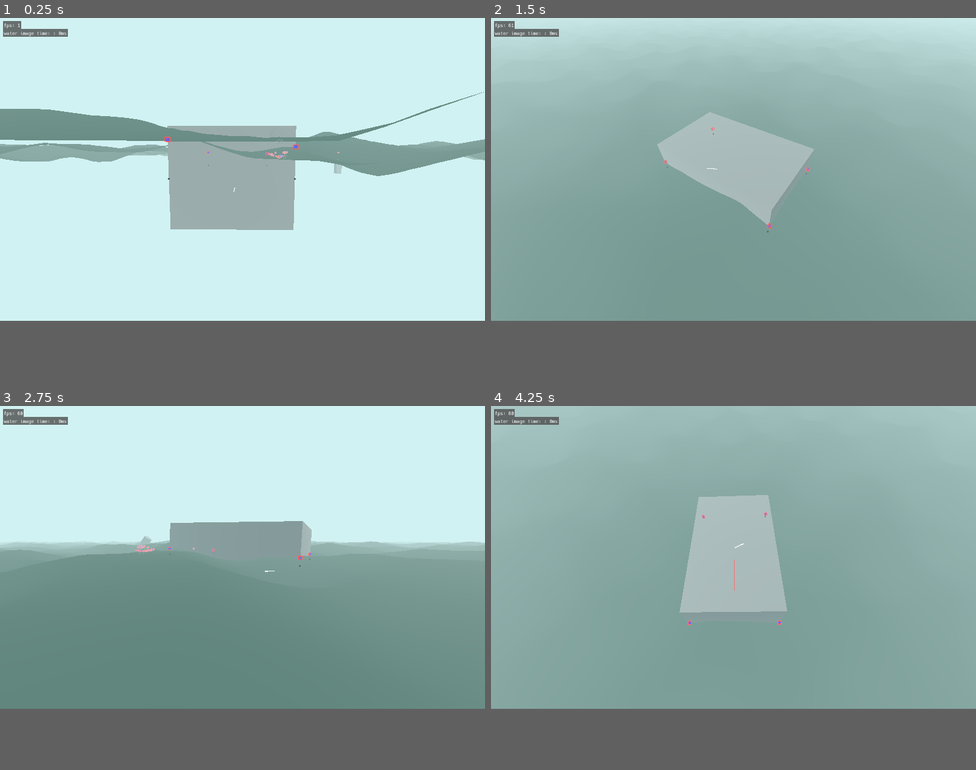
Above: before the commit, frames 1-4 (two rows, left to right).
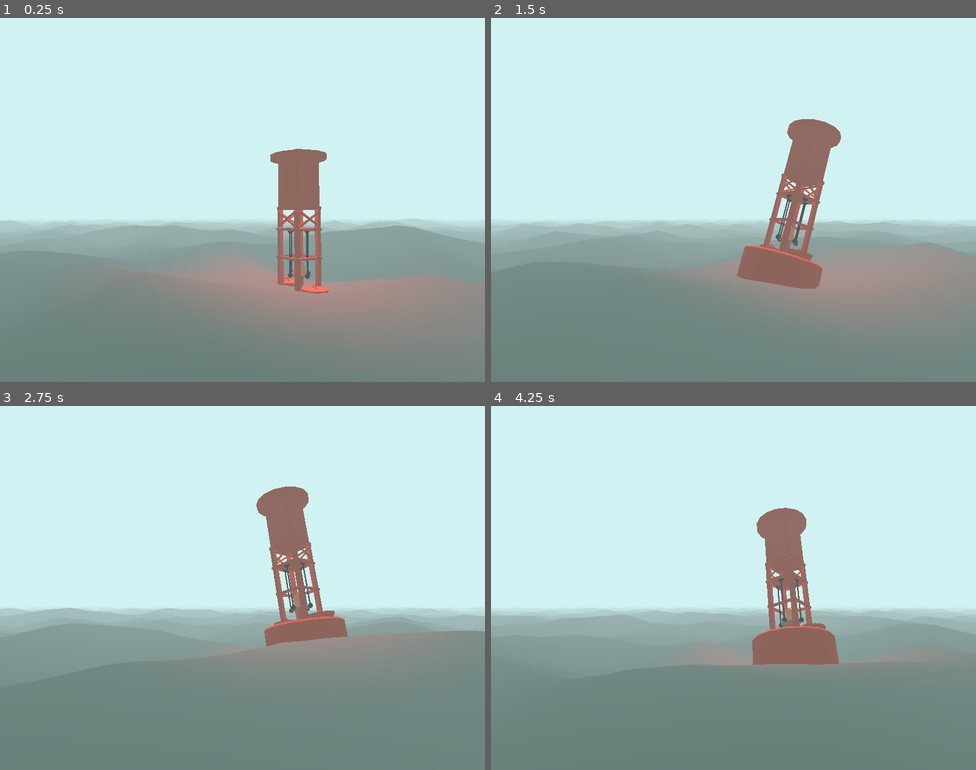
Above: after the commit, the same moments.

Repository: anthonyec/230904_godot_boat_game
Game: Godot game, scene res://main.tscn
Same seed, same stepped clock (60 frames per second), same inputs: the game is played once before the commit and once after it.
Inputs (mouse positions are in pixels of both pictures, inside the frame that each line leads up to):
- Up to frame 1 (0.25 s): no input
- Up to frame 2 (1.5 s): move the mouse to (840, 152) at 0.52 s; hold Right (ui_right) 0.53-1.28 s; move the mouse to (636, 185) at 1.27 s; hold Left (ui_left) from 1.28 s (still down)
- Up to frame 3 (2.75 s): move the mouse to (291, 489) at 2.02 s; release Left (ui_left) at 2.03 s; hold Right (ui_right) from 2.03 s (still down)
- Up to frame 4 (4.25 s): move the mouse to (709, 617) at 2.77 s; release Right (ui_right) at 2.78 s; hold Up (ui_up) 2.78-3.53 s; move the mouse to (879, 602) at 3.52 s; hold Left (ui_left) from 3.53 s (still down)
The window is 800x500 before the commit and 800x601 after it. Grey fills any space a smaller window leaves; there, only what the larger window draws over its background counts as a difference.

The runs differ from the first frame. In frame 1, 44% of the frame differs, in the area x 0-100%, y 0-90%; in frame 2, 64%; in frame 3, 37%; in frame 4, 71%, in the area x 0-100%, y 0-84%.

Commit message:
Having funs with fog

Diff:
--- /dev/null
+++ b/entities/buoy/buoy_1.tscn
@@ -0,0 +1,109 @@
+[gd_scene load_steps=6 format=3 uid="uid://c42yh8kckxtks"]
+
+[ext_resource type="PackedScene" uid="uid://ddc3ska1ni8ya" path="res://buoy_1.glb" id="1_sqie2"]
+
+[sub_resource type="StandardMaterial3D" id="StandardMaterial3D_n0kao"]
+albedo_color = Color(0.627451, 0.239216, 0.14902, 1)
+
+[sub_resource type="StandardMaterial3D" id="StandardMaterial3D_23m3t"]
+albedo_color = Color(0.627451, 0.239216, 0.14902, 1)
+
+[sub_resource type="StandardMaterial3D" id="StandardMaterial3D_m7qsj"]
+albedo_color = Color(0.431373, 0.403922, 0.321569, 1)
+
+[sub_resource type="StandardMaterial3D" id="StandardMaterial3D_b3pke"]
+albedo_color = Color(0.0117647, 0, 0, 1)
+
+[node name="buoy_1" instance=ExtResource("1_sqie2")]
+
+[node name="Cylinder" parent="." index="0"]
+material_override = SubResource("StandardMaterial3D_n0kao")
+
+[node name="Cylinder_001" parent="." index="1"]
+material_override = SubResource("StandardMaterial3D_n0kao")
+
+[node name="Cylinder_002" parent="." index="2"]
+material_override = SubResource("StandardMaterial3D_n0kao")
+
+[node name="Torus" parent="." index="3"]
+material_override = SubResource("StandardMaterial3D_n0kao")
+
+[node name="Cylinder_003" parent="." index="4"]
+material_override = SubResource("StandardMaterial3D_n0kao")
+
+[node name="Cylinder_004" parent="." index="5"]
+material_override = SubResource("StandardMaterial3D_n0kao")
+
+[node name="Torus_001" parent="." index="6"]
+material_override = SubResource("StandardMaterial3D_n0kao")
+
+[node name="Cylinder_005" parent="." index="7"]
+material_override = SubResource("StandardMaterial3D_n0kao")
+
+[node name="Cube_004" parent="." index="8"]
+material_override = SubResource("StandardMaterial3D_n0kao")
+
+[node name="Cube" parent="." index="9"]
+material_override = SubResource("StandardMaterial3D_n0kao")
+
+[node name="Cube_001" parent="." index="10"]
+material_override = SubResource("StandardMaterial3D_n0kao")
+
+[node name="Cube_002" parent="." index="11"]
+material_override = SubResource("StandardMaterial3D_n0kao")
+
+[node name="Cube_003" parent="." index="12"]
+material_override = SubResource("StandardMaterial3D_n0kao")
+
+[node name="Cube_006" parent="." index="13"]
+material_override = SubResource("StandardMaterial3D_n0kao")
+
+[node name="Cube_007" parent="." index="14"]
+material_override = SubResource("StandardMaterial3D_23m3t")
+
+[node name="Cube_008" parent="." index="15"]
+material_override = SubResource("StandardMaterial3D_n0kao")
+
+[node name="Cube_009" parent="." index="16"]
+material_override = SubResource("StandardMaterial3D_n0kao")
+
+[node name="Cube_005" parent="." index="17"]
+material_override = SubResource("StandardMaterial3D_n0kao")
+
+[node name="Cylinder_006" parent="." index="18"]
+material_override = SubResource("StandardMaterial3D_m7qsj")
+
+[node name="Cylinder_007" parent="." index="19"]
+transform = Transform3D(0.258599, 0, 0, 0, 2.20007, 0, 0, 0, 0.258599, -0.000567198, 1.24836, -0.00126547)
+material_override = SubResource("StandardMaterial3D_n0kao")
+
+[node name="Torus_002" parent="." index="20"]
+material_override = SubResource("StandardMaterial3D_n0kao")
+
+[node name="Cube_010" parent="." index="21"]
+material_override = SubResource("StandardMaterial3D_b3pke")
+
+[node name="Cube_011" parent="." index="22"]
+material_override = SubResource("StandardMaterial3D_b3pke")
+
+[node name="Cube_012" parent="." index="23"]
+material_override = SubResource("StandardMaterial3D_b3pke")
+
+[node name="Cube_013" parent="." index="24"]
+material_override = SubResource("StandardMaterial3D_b3pke")
+
+[node name="Cube_015" parent="." index="25"]
+material_override = SubResource("StandardMaterial3D_n0kao")
+
+[node name="Cube_014" parent="." index="26"]
+transform = Transform3D(0.0122505, 0, 0, 0, 0.194078, 0.019558, 0, -0.348578, 0.0108893, -0.399365, 2.81703, -0.00731965)
+material_override = SubResource("StandardMaterial3D_n0kao")
+
+[node name="Cube_016" parent="." index="27"]
+material_override = SubResource("StandardMaterial3D_n0kao")
+
+[node name="Cube_017" parent="." index="28"]
+material_override = SubResource("StandardMaterial3D_n0kao")
+
+[node name="Cylinder_008" parent="." index="29"]
+material_override = SubResource("StandardMaterial3D_n0kao")
--- a/entities/buoyancy_probe/probe.gd
+++ b/entities/buoyancy_probe/probe.gd
@@ -16,6 +16,6 @@
 
 	var water_height_position = Vector3(global_position.x, current_water_height, global_position.z)
 
-	DebugDraw.draw_cube(global_position, 0.05, Color.BLACK)
-	DebugDraw.draw_cube(water_height_position, 0.1, Color.BLUE)
-	DebugDraw.draw_cube(water_height_position, 0.2, Color.RED)
+#	DebugDraw.draw_cube(global_position, 0.05, Color.BLACK)
+#	DebugDraw.draw_cube(water_height_position, 0.1, Color.BLUE)
+#	DebugDraw.draw_cube(water_height_position, 0.2, Color.RED)
--- a/entities/debug/debug.gd
+++ b/entities/debug/debug.gd
@@ -1,4 +1,5 @@
 extends Node
 
 func _process(_delta: float) -> void:
-	DebugDraw.set_text("fps", str(Engine.get_frames_per_second()))
+#	DebugDraw.set_text("fps", str(Engine.get_frames_per_second()))
+	pass
--- a/entities/ocean/ocean.gd
+++ b/entities/ocean/ocean.gd
@@ -46,7 +46,7 @@
 func _process(delta: float) -> void:
 	time += delta
 
-	DebugDraw.set_text("water image time: ", str(time_to_render_image) + "ms")
+#	DebugDraw.set_text("water image time: ", str(time_to_render_image) + "ms")
 
 	# Update texture image cache.
 	var now = Time.get_ticks_msec()
--- a/entities/ocean/ocean.tscn
+++ b/entities/ocean/ocean.tscn
@@ -23,7 +23,7 @@
 render_priority = 0
 shader = ExtResource("3_bivtf")
 shader_parameter/MaxWaveHeight = 10.0
-shader_parameter/ColorParameter = Color(0.315361, 0.417197, 0.385723, 1)
+shader_parameter/ColorParameter = Color(0.337255, 0.384314, 0.364706, 1)
 shader_parameter/Simulation = SubResource("ViewportTexture_3vjlp")
 
 [sub_resource type="PlaneMesh" id="PlaneMesh_wgfkp"]
--- a/entities/ocean/plane.tres
+++ b/entities/ocean/plane.tres
@@ -131,7 +131,6 @@
 
 }
 "
-graph_offset = Vector2(-690.24, 286.56)
 varyings/simulation = "0,4"
 nodes/vertex/0/position = Vector2(760, -40)
 nodes/vertex/2/node = SubResource("VisualShaderNodeTexture2DParameter_ex0bm")
--- a/entities/ocean/simulation.tres
+++ b/entities/ocean/simulation.tres
@@ -187,7 +187,6 @@
 
 }
 "
-graph_offset = Vector2(-1114.17, 166.928)
 mode = 1
 flags/light_only = false
 nodes/fragment/0/position = Vector2(-920, 440)
--- a/main.tscn
+++ b/main.tscn
@@ -6,6 +6,7 @@
 [ext_resource type="Script" path="res://entities/buoyant_object/buoyancy.gd" id="4_wqy3j"]
 [ext_resource type="Script" path="res://entities/player/player_controls.gd" id="5_dt4r7"]
 [ext_resource type="Script" path="res://entities/buoyancy_probe/probe.gd" id="6_qu8c6"]
+[ext_resource type="PackedScene" uid="uid://c42yh8kckxtks" path="res://entities/buoy/buoy_1.tscn" id="7_oaofx"]
 
 [sub_resource type="Environment" id="Environment_h648m"]
 background_mode = 1
@@ -14,6 +15,8 @@
 fog_light_color = Color(0.819608, 0.94902, 0.94902, 1)
 fog_density = 0.015
 fog_height = 2.13163e-14
+volumetric_fog_enabled = true
+volumetric_fog_density = 0.2
 
 [sub_resource type="SphereMesh" id="SphereMesh_hylnw"]
 radius = 0.2
@@ -32,6 +35,10 @@
 
 [sub_resource type="BoxMesh" id="BoxMesh_55eei"]
 
+[sub_resource type="CylinderShape3D" id="CylinderShape3D_ojem4"]
+height = 5.42086
+radius = 1.0404
+
 [node name="Main" type="Node3D"]
 
 [node name="Debug" parent="." instance=ExtResource("1_w46ff")]
@@ -46,9 +53,10 @@
 
 [node name="DirectionalLight3D" type="DirectionalLight3D" parent="."]
 transform = Transform3D(0.467651, 0.548516, 0.693132, -0.798373, -0.0744178, 0.597547, 0.379346, -0.832822, 0.403119, -0.00466442, 2.23942, 0.0191052)
+light_energy = 0.8
 
 [node name="Player" type="RigidBody3D" parent="."]
-transform = Transform3D(1, 0, 0, 0, 1, 0, 0, 0, 1, -7.78885, -0.645392, 21.7425)
+transform = Transform3D(1, 0, 0, 0, 1, 0, 0, 0, 1, -7.78885, -0.645392, 39.6514)
 mass = 50.0
 script = ExtResource("4_wqy3j")
 float_force = 50.0
@@ -446,3 +454,94 @@
 [node name="MeshInstance3D" type="MeshInstance3D" parent="RigidBody3D5"]
 transform = Transform3D(1, -4.26393e-08, -1.15576e-09, 9.04024e-09, 3.12902, -3.79113e-08, -7.38375e-09, 2.58509e-07, 1, 2.98023e-08, -1.1485, 1.19209e-07)
 mesh = SubResource("BoxMesh_55eei")
+
+[node name="Camera3D" type="Camera3D" parent="."]
+transform = Transform3D(-0.509041, -0.0483629, -0.859382, 1.36956e-09, 0.99842, -0.0561875, 0.860742, -0.0286017, -0.508237, -10.8126, 2.80445, 8.15498)
+current = true
+fov = 60.0
+
+[node name="RigidBody3D3" type="RigidBody3D" parent="."]
+transform = Transform3D(1, 0, 0, 0, 1, 0, 0, 0, 1, -4.55621, 1.00064, 13.5349)
+mass = 45.0
+script = ExtResource("4_wqy3j")
+float_force = 35.0
+
+[node name="BuoyancyProbe2" type="Node3D" parent="RigidBody3D3"]
+transform = Transform3D(1, -7.21643e-09, -2.29754e-10, 4.979e-09, 1, -1.75597e-08, -2.97036e-09, 2.66215e-08, 1, 0, -0.777632, 1.90569)
+script = ExtResource("6_qu8c6")
+
+[node name="MeshInstance3D" type="MeshInstance3D" parent="RigidBody3D3/BuoyancyProbe2"]
+mesh = SubResource("SphereMesh_hylnw")
+surface_material_override/0 = SubResource("StandardMaterial3D_skvv8")
+
+[node name="BuoyancyProbe3" type="Node3D" parent="RigidBody3D3"]
+transform = Transform3D(1, -7.21643e-09, -2.29754e-10, 4.979e-09, 1, -1.75597e-08, -2.97036e-09, 2.66215e-08, 1, 0, -0.777632, -2.23006)
+script = ExtResource("6_qu8c6")
+
+[node name="MeshInstance3D" type="MeshInstance3D" parent="RigidBody3D3/BuoyancyProbe3"]
+mesh = SubResource("SphereMesh_hylnw")
+surface_material_override/0 = SubResource("StandardMaterial3D_skvv8")
+
+[node name="BuoyancyProbe4" type="Node3D" parent="RigidBody3D3"]
+transform = Transform3D(1, -7.21643e-09, -2.29754e-10, 4.979e-09, 1, -1.75597e-08, -2.97036e-09, 2.66215e-08, 1, -1.81201, -0.718277, -0.13808)
+script = ExtResource("6_qu8c6")
+
+[node name="MeshInstance3D" type="MeshInstance3D" parent="RigidBody3D3/BuoyancyProbe4"]
+transform = Transform3D(1, 6.1164e-18, 0, -5.21586e-17, 1, 0, 0, 0, 1, -0.230659, 0, 0)
+mesh = SubResource("SphereMesh_hylnw")
+surface_material_override/0 = SubResource("StandardMaterial3D_skvv8")
+
+[node name="BuoyancyProbe5" type="Node3D" parent="RigidBody3D3"]
+transform = Transform3D(1, -7.21643e-09, -2.29754e-10, 4.979e-09, 1, -1.75597e-08, -2.97036e-09, 2.66215e-08, 1, 2.12612, -0.777632, 0.0236607)
+script = ExtResource("6_qu8c6")
+
+[node name="MeshInstance3D" type="MeshInstance3D" parent="RigidBody3D3/BuoyancyProbe5"]
+mesh = SubResource("SphereMesh_hylnw")
+surface_material_override/0 = SubResource("StandardMaterial3D_skvv8")
+
+[node name="BuoyancyProbe6" type="Node3D" parent="RigidBody3D3"]
+transform = Transform3D(0.699264, 1.39845e-08, 0.714863, 4.979e-09, 1, -1.75597e-08, -0.714863, 2.37742e-08, 0.699264, 1.46434, -0.777632, 1.35573)
+script = ExtResource("6_qu8c6")
+
+[node name="MeshInstance3D" type="MeshInstance3D" parent="RigidBody3D3/BuoyancyProbe6"]
+mesh = SubResource("SphereMesh_hylnw")
+surface_material_override/0 = SubResource("StandardMaterial3D_skvv8")
+
+[node name="BuoyancyProbe7" type="Node3D" parent="RigidBody3D3"]
+transform = Transform3D(0.699264, 1.39845e-08, 0.714863, 4.979e-09, 1, -1.75597e-08, -0.714863, 2.37742e-08, 0.699264, -1.49216, -0.777632, -1.53626)
+script = ExtResource("6_qu8c6")
+
+[node name="MeshInstance3D" type="MeshInstance3D" parent="RigidBody3D3/BuoyancyProbe7"]
+mesh = SubResource("SphereMesh_hylnw")
+surface_material_override/0 = SubResource("StandardMaterial3D_skvv8")
+
+[node name="BuoyancyProbe8" type="Node3D" parent="RigidBody3D3"]
+transform = Transform3D(0.699264, 1.39845e-08, 0.714863, 4.979e-09, 1, -1.75597e-08, -0.714863, 2.37742e-08, 0.699264, -1.26374, -0.718277, 1.22193)
+script = ExtResource("6_qu8c6")
+
+[node name="MeshInstance3D" type="MeshInstance3D" parent="RigidBody3D3/BuoyancyProbe8"]
+transform = Transform3D(1, 6.1164e-18, 0, -5.21586e-17, 1, 0, 0, 0, 1, -0.230659, 0, 0)
+mesh = SubResource("SphereMesh_hylnw")
+surface_material_override/0 = SubResource("StandardMaterial3D_skvv8")
+
+[node name="BuoyancyProbe9" type="Node3D" parent="RigidBody3D3"]
+transform = Transform3D(0.699264, 1.39845e-08, 0.714863, 4.979e-09, 1, -1.75597e-08, -0.714863, 2.37742e-08, 0.699264, 1.60567, -0.777632, -1.4802)
+script = ExtResource("6_qu8c6")
+
+[node name="MeshInstance3D" type="MeshInstance3D" parent="RigidBody3D3/BuoyancyProbe9"]
+mesh = SubResource("SphereMesh_hylnw")
+surface_material_override/0 = SubResource("StandardMaterial3D_skvv8")
+
+[node name="buoy_2" parent="RigidBody3D3" instance=ExtResource("7_oaofx")]
+transform = Transform3D(1, 0, 0, 0, 1, 0, 0, 0, 1, 0, -0.777632, 0)
+
+[node name="CollisionShape3D" type="CollisionShape3D" parent="RigidBody3D3"]
+transform = Transform3D(1, 0, 0, 0, 1, 0, 0, 0, 1, 0, 0.93457, 0)
+shape = SubResource("CylinderShape3D_ojem4")
+
+[node name="OmniLight3D" type="OmniLight3D" parent="RigidBody3D3"]
+transform = Transform3D(1, 0, 0, 0, 1, 0, 0, 0, 1, 0, 4.34343, 0)
+light_color = Color(1, 0, 0, 1)
+light_energy = 6.0
+omni_range = 6.891
+omni_attenuation = 0.466517
--- a/project.godot
+++ b/project.godot
@@ -22,9 +22,13 @@
 
 [display]
 
-window/size/viewport_width=1280
+window/size/viewport_width=1064
 window/size/viewport_height=800
 window/dpi/allow_hidpi=false
+
+[editor]
+
+movie_writer/movie_file="/Users/anthony/projects/misc/230904_godot_boat_game/movie_2.avi"
 
 [rendering]
 
Binary file added: buoy_1.glb
Not shown, added: buoy_1.glb.import
Not shown: 1 places in main.tscn that only renumber resources
